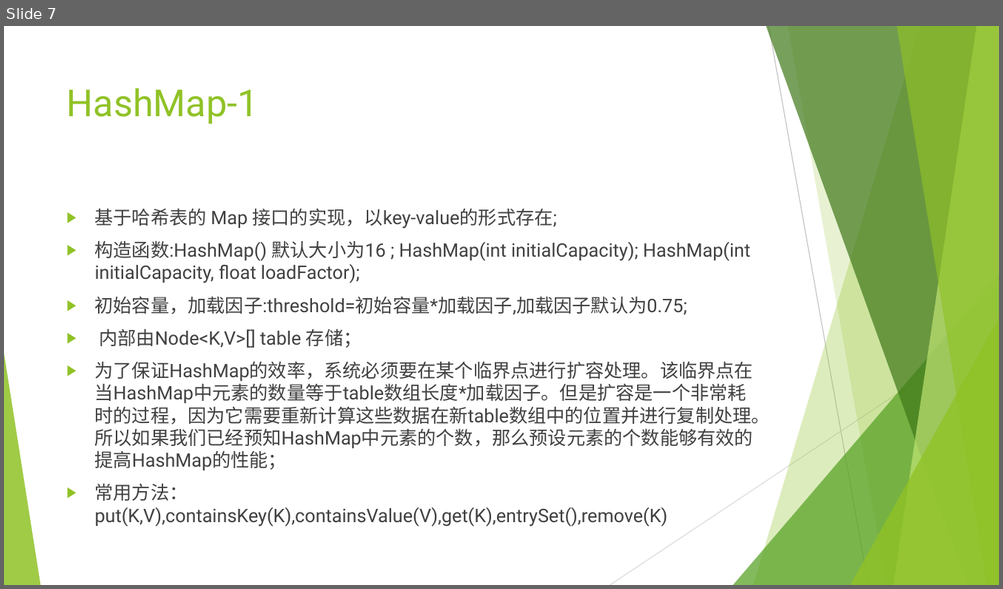
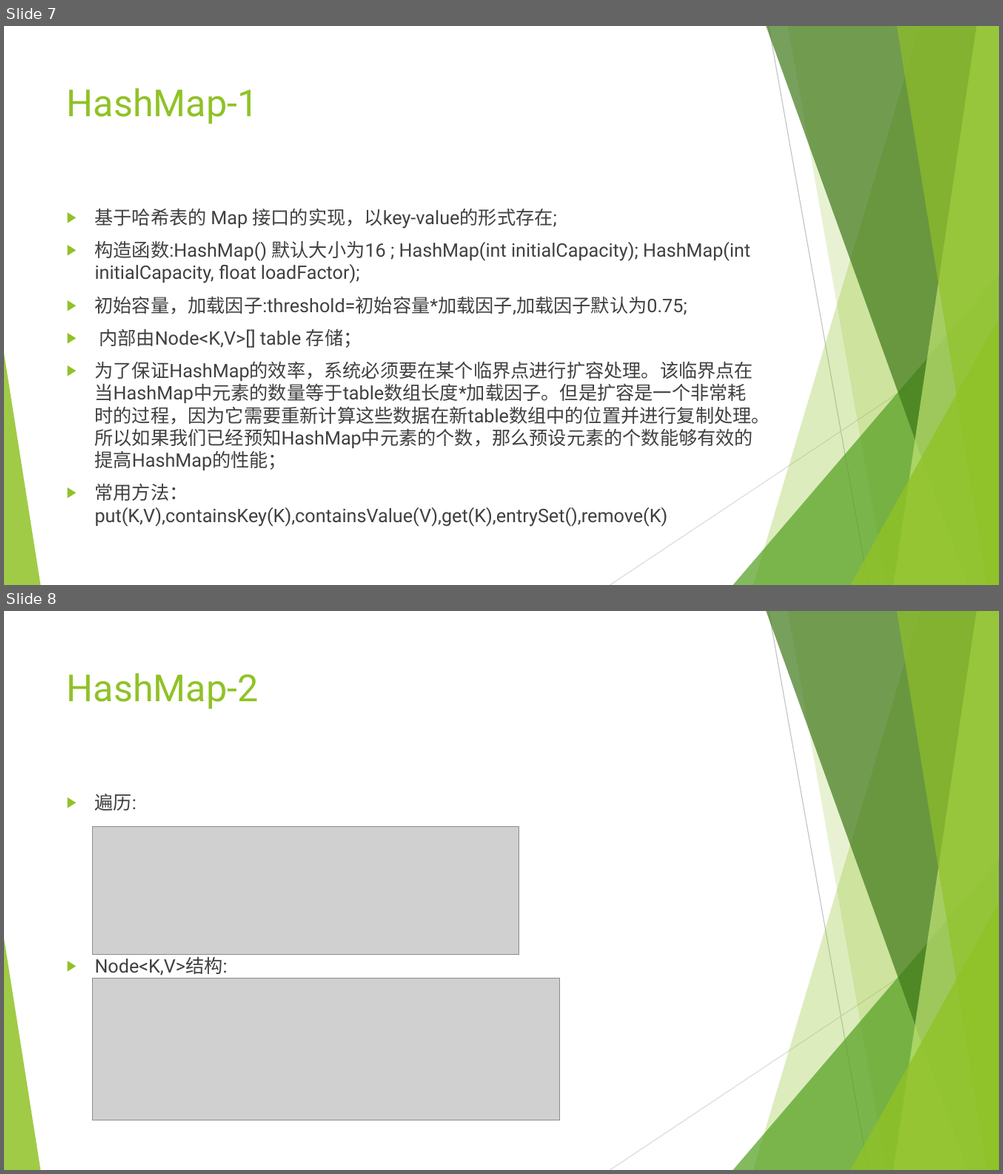
Before and after one commit to mrzhangs1015916/javaLearn, a slide deck: src/mapAndSet/JAVA集合类学习.pptx. Shown one above the other, each under a label of ours: slide 7 before the commit, slides 7 and 8 after it. The pictures are 1003x589 and 1003x1174 pixels, drawn with LibreOffice and Linux fonts; fonts in the diff are those of the drawing; grey boxes stand for pictures. Boxes give left, top, right and bottom in pixels: in the first picture for what was removed or moved away, otherwise in the second. Text is boxed around its words. In the diff, an @@ line names an element or a change of style, - is before the commit and + after.

```diff
--- a/src/mapAndSet/JAVA集合类学习.pptx
+++ b/src/mapAndSet/JAVA集合类学习.pptx
@@ slide 8 added at (x1=4, y1=611, x2=999, y2=1170), background #FFFFFF; not listed: 10 template elements that a slide beside it also shows @@
@@ title added at (x1=67, y1=673, x2=259, y2=709), 36 pt, text #90C226 @@
+HashMap-2
@@ text added at (x1=95, y1=794, x2=227, y2=976), 18 pt, text #404040 @@
+▶ 遍历:
+▶ Node<K,V>结构:
@@ picture added at (x1=92, y1=827, x2=519, y2=955) @@
@@ picture added at (x1=92, y1=979, x2=559, y2=1122) @@
```
Also in this commit, not shown: 4 other slides added, 1 slide removed, 5 other files.
